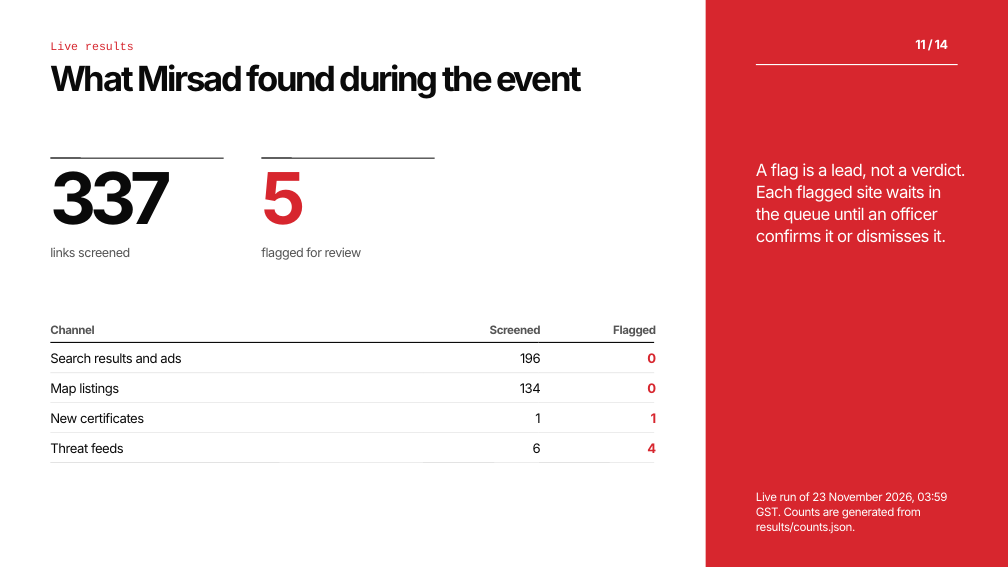
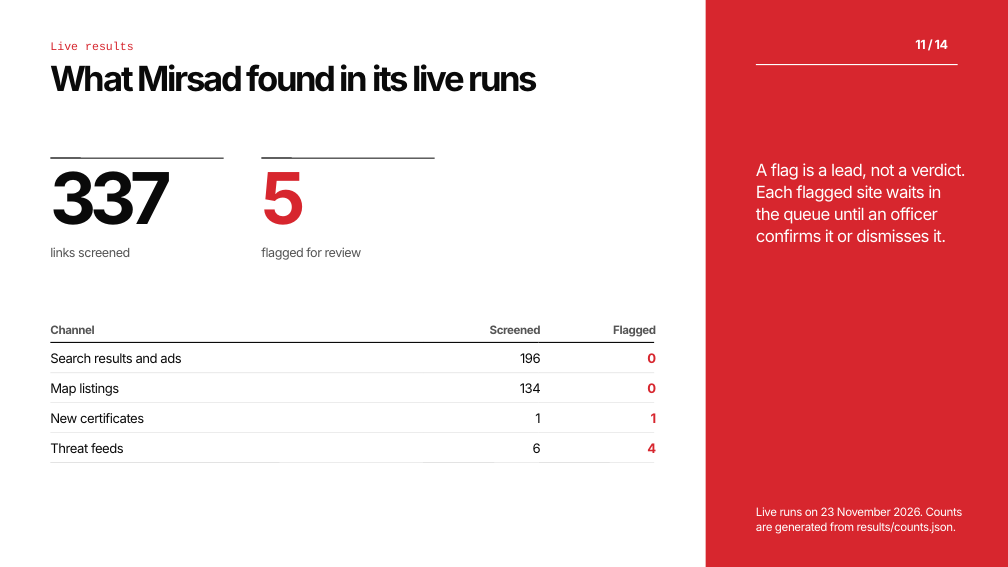
Before and after one commit to muhammet-tm/mirsad, a slide deck: slide 11 of deck/Mirsad_Deck.pptx. Drawn at 1008x567 pixels with LibreOffice and Linux fonts; fonts in the diff are those of the drawing. Boxes give left, top, right and bottom in pixels: in the first picture for what was removed or moved away, otherwise in the second. Text is boxed around its words. In the diff, an @@ line names an element or a change of style, - is before the commit and + after.

```diff
--- a/deck/Mirsad_Deck.pptx
+++ b/deck/Mirsad_Deck.pptx
@@ text at (x1=50, y1=64, x2=538, y2=92): text changed @@
-What Mirsad found during the event
+What Mirsad found in its live runs
@@ text at (x1=756, y1=507, x2=963, y2=534): text changed @@
-Live run of 23 November 2026, 03:59
-GST. Counts are generated from
-results/counts.json.
+Live runs on 23 November 2026. Counts
+are generated from results/counts.json.
```
Also in this commit, not shown: 1 other slide changed, 8 other files.
